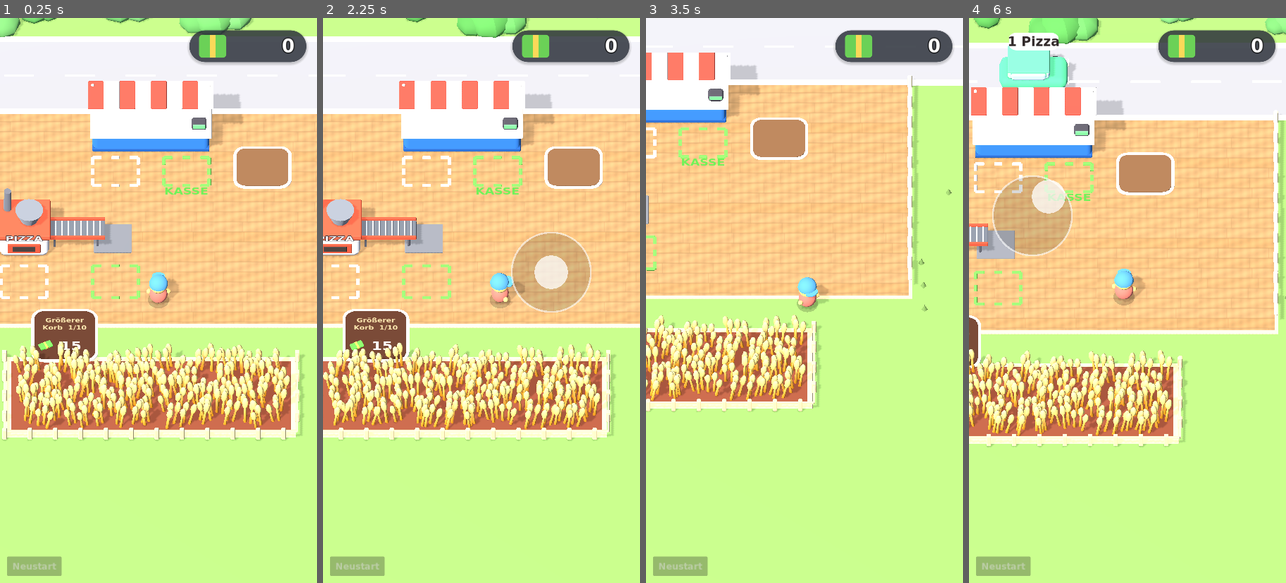
Above: before the commit, frames 1-4 (left to right).
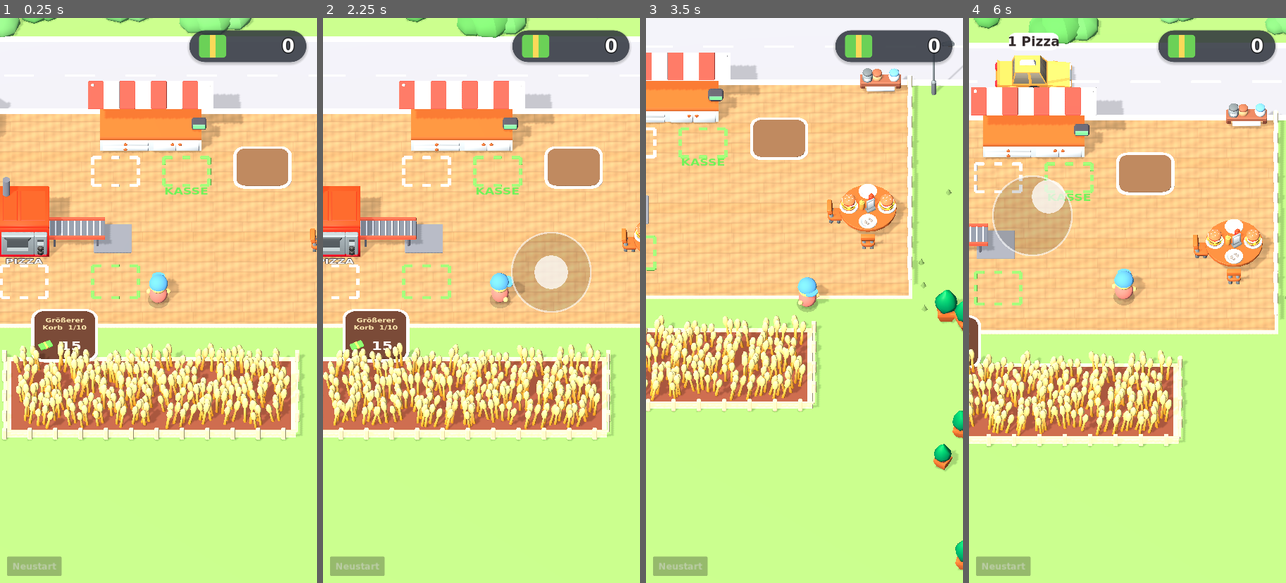
Above: after the commit, the same moments.

Repository: Lukas-sys/Base_Defense_App
Game: Godot game, scene res://scenes/main.tscn
Same seed, same stepped clock (60 frames per second), same inputs: the game is played once before the commit and once after it.
Inputs (mouse positions are in pixels of both pictures, inside the frame that each line leads up to):
- Up to frame 1 (0.25 s): no input
- Up to frame 2 (2.25 s): click "Neustart" at 0.5 s; click "Sicher?" at 1.25 s; tap Enter at 2 s; move the mouse to (551, 272) at 2.02 s; hold D from 2.03 s (still down); click (551, 272) at 2.17 s
- Up to frame 3 (3.5 s): release D at 2.75 s; drag from (741, 328) to (788, 413) at 2.77 s
- Up to frame 4 (6 s): move the mouse to (1159, 176) at 3.52 s; hold D 3.53-4.25 s; drag from (1111, 413) to (1032, 215) at 4.27 s; move the mouse to (1222, 385) at 5.02 s; hold A 5.03-5.75 s; drag from (1032, 215) to (1079, 159) at 5.77 s

The runs differ from the first frame. In frame 1, 5.3% of the frame differs, in the area x 0-100%, y 14-44%; in frame 2, 4.8%; in frame 3, 5.0%; in frame 4, 6.3%, in the area x 1-97%, y 4-48%.

Commit message:
Fertige 3D-Modelle (KayKit, CC0) eingebaut: Ofen, Herd, Theke, Autos, Küchen- und Straßendeko
Co-Authored-By: Claude Opus 5.5 <noreply@anthropic.com>
Claude-Session: https://claude.ai/code/session_01NHrYJuGkAi8Q4UN3cXDN46

Diff:
--- a/scripts/counter.gd
+++ b/scripts/counter.gd
@@ -16,9 +16,15 @@
 
 func setup(g: Game) -> void:
 	game = g
-	add_child(Util.box(Vector3(4.6, 1.0, 1.2), Color(0.22, 0.5, 0.85), Vector3(0, 0.5, 0)))
-	add_child(Util.box(Vector3(4.62, 0.18, 1.22), Color(0.16, 0.38, 0.7), Vector3(0, 0.12, 0)))
-	add_child(Util.box(Vector3(4.8, 0.14, 1.45), Color(0.96, 0.96, 0.94), Vector3(0, 1.06, 0)))
+	var left := Models.spawn("restaurant-bits/kitchencounter_straight_A", 1.0, Vector3(-1.0, 0, 0))
+	var right := Models.spawn("restaurant-bits/kitchencounter_straight_B", 1.0, Vector3(1.0, 0, 0))
+	if left != null and right != null:
+		for part in [left, right]:
+			part.scale = Vector3(1.0, 1.06, 0.7)
+			add_child(part)
+	else:
+		add_child(Util.box(Vector3(4.6, 1.0, 1.2), Color(0.22, 0.5, 0.85), Vector3(0, 0.5, 0)))
+		add_child(Util.box(Vector3(4.8, 0.14, 1.45), Color(0.96, 0.96, 0.94), Vector3(0, 1.06, 0)))
 	# Kasse
 	add_child(Util.box(Vector3(0.6, 0.35, 0.45), Color(0.3, 0.3, 0.34), Vector3(1.9, 1.3, 0.2), 0.3))
 	add_child(Util.box(Vector3(0.5, 0.2, 0.06), Color(0.45, 0.9, 0.55), Vector3(1.9, 1.4, 0.44), 0.3))
--- a/scripts/customer.gd
+++ b/scripts/customer.gd
@@ -25,24 +25,11 @@
 func _ready() -> void:
 	var colors := [Color(0.3, 0.6, 0.95), Color(0.98, 0.55, 0.25), Color(0.98, 0.82, 0.3), Color(0.62, 0.45, 0.88), Color(0.95, 0.4, 0.45), Color(0.35, 0.8, 0.6)]
 	var c: Color = colors[randi() % colors.size()]
-	var glass := Color(0.72, 0.88, 0.98)
 	car = Node3D.new()
 	add_child(car)
-	car.add_child(Util.box(Vector3(2.7, 0.62, 1.45), c, Vector3(0, 0.6, 0), 0.5))
-	car.add_child(Util.box(Vector3(1.6, 0.62, 1.32), c.lightened(0.1), Vector3(-0.2, 1.15, 0), 0.4))
-	car.add_child(Util.box(Vector3(1.66, 0.42, 1.2), glass, Vector3(-0.2, 1.13, 0), 0.3))
-	car.add_child(Util.box(Vector3(1.4, 0.42, 1.36), glass, Vector3(-0.2, 1.13, 0), 0.3))
-	car.add_child(Util.box(Vector3(1.66, 0.1, 1.34), c.lightened(0.1), Vector3(-0.2, 1.45, 0), 0.5))
-	car.add_child(Util.box(Vector3(0.06, 0.16, 0.3), Color(1.0, 0.97, 0.8), Vector3(1.36, 0.68, 0.45), 0.4))
-	car.add_child(Util.box(Vector3(0.06, 0.16, 0.3), Color(1.0, 0.97, 0.8), Vector3(1.36, 0.68, -0.45), 0.4))
-	for x in [-0.85, 0.85]:
-		for z in [-0.72, 0.72]:
-			var wheel := Util.cylinder(0.3, 0.3, 0.22, Color(0.15, 0.15, 0.17), Vector3(x, 0.3, z))
-			wheel.rotation_degrees = Vector3(90, 0, 0)
-			car.add_child(wheel)
-			var hub := Util.cylinder(0.13, 0.13, 0.24, Color(0.85, 0.85, 0.88), Vector3(x, 0.3, z))
-			hub.rotation_degrees = Vector3(90, 0, 0)
-			car.add_child(hub)
+	var models := ["car_sedan", "car_hatchback", "car_stationwagon", "car_taxi"]
+	if not Models.add(car, "city-builder-bits/" + models[randi() % models.size()], 3.2, Vector3(0, 0.18, 0), 90.0):
+		_build_simple_car(c)
 	bubble_bg = Sprite3D.new()
 	bubble_bg.texture = Util.bubble_texture()
 	bubble_bg.billboard = BaseMaterial3D.BILLBOARD_ENABLED
@@ -57,6 +44,18 @@
 	bubble.position = Vector3(0, 2.6, 0)
 	add_child(bubble)
 	_update_bubble()
+
+
+func _build_simple_car(c: Color) -> void:
+	var glass := Color(0.72, 0.88, 0.98)
+	car.add_child(Util.box(Vector3(2.7, 0.62, 1.45), c, Vector3(0, 0.6, 0), 0.5))
+	car.add_child(Util.box(Vector3(1.6, 0.62, 1.32), c.lightened(0.1), Vector3(-0.2, 1.15, 0), 0.4))
+	car.add_child(Util.box(Vector3(1.66, 0.42, 1.2), glass, Vector3(-0.2, 1.13, 0), 0.3))
+	for x in [-0.85, 0.85]:
+		for z in [-0.72, 0.72]:
+			var wheel := Util.cylinder(0.3, 0.3, 0.22, Color(0.15, 0.15, 0.17), Vector3(x, 0.3, z))
+			wheel.rotation_degrees = Vector3(90, 0, 0)
+			car.add_child(wheel)
 
 
 func _process(delta: float) -> void:
--- a/scripts/main.gd
+++ b/scripts/main.gd
@@ -452,6 +452,8 @@
 	for i in 10:
 		_add_bush(Vector3(randf_range(-16, 16), 0, randf_range(-18.0, -15.5)))
 
+	_add_decor()
+
 	field = Field.new()
 	field.game = self
 	field.position = FIELD_POS
@@ -471,6 +473,27 @@
 	money_pile.position = Vector3(4.4, 0, -8.6)
 	add_child(money_pile)
 
+
+
+## Fertige Modelle als Deko: Küchengeräte, Kisten, Tisch, Straßenlaternen.
+func _add_decor() -> void:
+	Models.add(self, "restaurant-bits/fridge_A", 0.85, Vector3(-8.6, 0.03, -10.6))
+	Models.add(self, "restaurant-bits/kitchencounter_straight_A_decorated", 0.85, Vector3(-6.9, 0.03, -10.7))
+	Models.add(self, "restaurant-bits/crate_tomatoes", 0.5, Vector3(-8.7, 0.03, -7.4))
+	Models.add(self, "restaurant-bits/crate_cheese", 0.5, Vector3(-8.7, 0.03, -6.3))
+	Models.add(self, "restaurant-bits/crate_onions", 0.5, Vector3(-7.7, 0.03, -7.4))
+	Models.add(self, "restaurant-bits/table_round_A_decorated", 0.75, Vector3(7.9, 0.03, -4.6))
+	Models.add(self, "restaurant-bits/chair_A", 0.75, Vector3(7.9, 0.03, -3.3), 180.0)
+	Models.add(self, "restaurant-bits/chair_A", 0.75, Vector3(6.6, 0.03, -4.6), 90.0)
+	Models.add(self, "restaurant-bits/shelf_papertowel_decorated", 0.8, Vector3(8.4, 0.75, -11.2))
+	for x in [-10.5, 10.5]:
+		Models.add(self, "city-builder-bits/streetlight", 3.4, Vector3(x, 0, ROAD_Z + 2.3), 0.0 if x < 0 else 180.0)
+	Models.add(self, "city-builder-bits/bench", 3.2, Vector3(-13.0, 0, ROAD_Z + 2.4))
+	Models.add(self, "city-builder-bits/firehydrant", 3.0, Vector3(12.5, 0, ROAD_Z + 2.2))
+	Models.add(self, "city-builder-bits/trash_A", 3.0, Vector3(-11.6, 0, ROAD_Z + 2.4))
+	for i in 10:
+		var side := -1.0 if i % 2 == 0 else 1.0
+		Models.add(self, "city-builder-bits/bush", randf_range(3.0, 4.5), Vector3(side * randf_range(10.5, 12.0), 0, randf_range(0.0, 14.0)), randf() * 360.0)
 
 
 func _add_tree(p: Vector3) -> void:
--- /dev/null
+++ b/scripts/models.gd
@@ -0,0 +1,33 @@
+class_name Models
+extends RefCounted
+## Lädt die fertigen 3D-Modelle aus assets/kaykit (KayKit von Kay Lousberg, Lizenz CC0).
+
+const BASE := "res://assets/kaykit/"
+
+static var _cache := {}
+
+
+## Erzeugt ein Modell, z. B. Models.spawn("restaurant-bits/oven").
+## Gibt null zurück, falls die Datei fehlt (dann wird die einfache Grafik benutzt).
+static func spawn(name: String, scale := 1.0, pos := Vector3.ZERO, rot_y_deg := 0.0) -> Node3D:
+	var path := BASE + name + ".gltf"
+	if not _cache.has(path):
+		_cache[path] = load(path) if ResourceLoader.exists(path) else null
+	var scene: PackedScene = _cache[path]
+	if scene == null:
+		push_warning("Modell fehlt: " + path)
+		return null
+	var node := scene.instantiate() as Node3D
+	node.scale = Vector3.ONE * scale
+	node.position = pos
+	node.rotation_degrees.y = rot_y_deg
+	return node
+
+
+## Fügt ein Modell als Kind hinzu (falls vorhanden). Gibt true zurück, wenn es geklappt hat.
+static func add(parent: Node, name: String, scale := 1.0, pos := Vector3.ZERO, rot_y_deg := 0.0) -> bool:
+	var n := spawn(name, scale, pos, rot_y_deg)
+	if n == null:
+		return false
+	parent.add_child(n)
+	return true
--- a/scripts/station.gd
+++ b/scripts/station.gd
@@ -31,19 +31,24 @@
 	output_kind = out_kind
 	body = Node3D.new()
 	add_child(body)
-	# Maschine: Gehäuse, farbige Front, Trichter oben, Schornstein
-	var steel := Color(0.88, 0.9, 0.93)
-	body.add_child(Util.box(Vector3(2.0, 1.25, 1.8), steel, Vector3(0, 0.625, 0)))
-	body.add_child(Util.box(Vector3(2.08, 0.28, 1.88), color, Vector3(0, 1.3, 0)))
-	body.add_child(Util.box(Vector3(1.3, 0.55, 0.08), color.darkened(0.15), Vector3(0, 0.62, 0.9), 0.4))
-	body.add_child(Util.box(Vector3(0.9, 0.3, 0.06), Color(0.25, 0.22, 0.22), Vector3(0, 0.62, 0.94), 0.4))
-	body.add_child(Util.cylinder(0.55, 0.32, 0.6, Color(0.55, 0.58, 0.63), Vector3(0.2, 1.75, 0.1)))
-	body.add_child(Util.cylinder(0.14, 0.16, 1.1, Color(0.45, 0.47, 0.52), Vector3(-0.65, 2.0, -0.45)))
+	# Maschine: fertiges KayKit-Modell (Ofen bzw. Herd mit großem Topf), sonst einfache Formen
+	var built := false
+	if station_id == "oven":
+		built = Models.add(body, "restaurant-bits/oven", 1.0, Vector3(0, 0, -0.15))
+	else:
+		built = Models.add(body, "restaurant-bits/stove_multi", 1.0, Vector3(0, 0, -0.15))
+		if built:
+			Models.add(body, "restaurant-bits/pot_large", 0.7, Vector3(0, 1.2, -0.2))
+	if not built:
+		var steel := Color(0.88, 0.9, 0.93)
+		body.add_child(Util.box(Vector3(2.0, 1.25, 1.8), steel, Vector3(0, 0.625, 0)))
+		body.add_child(Util.box(Vector3(2.08, 0.28, 1.88), color, Vector3(0, 1.3, 0)))
+	body.add_child(Util.cylinder(0.14, 0.16, 1.2, Color(0.45, 0.47, 0.52), Vector3(-0.7, 2.3 if station_id == "oven" else 1.8, -0.75)))
 	var sign := Util.billboard_label(title_for(station_id), 44, Color.WHITE)
 	sign.billboard = BaseMaterial3D.BILLBOARD_DISABLED
 	sign.no_depth_test = false
 	sign.outline_size = 8
-	sign.position = Vector3(0, 1.31, 0.95)
+	sign.position = Vector3(0, 0.25, 1.25)
 	body.add_child(sign)
 	# Dampf aus dem Schornstein
 	steam = CPUParticles3D.new()
@@ -63,7 +68,7 @@
 	puff.rings = 4
 	steam.mesh = puff
 	steam.material_override = Util.mat(Color(1, 1, 1))
-	steam.position = Vector3(-0.65, 2.6, -0.45)
+	steam.position = Vector3(-0.7, 3.0 if station_id == "oven" else 2.5, -0.75)
 	steam.emitting = false
 	body.add_child(steam)
 	# Förderband zum Ausgang mit Rollen und Beinen
